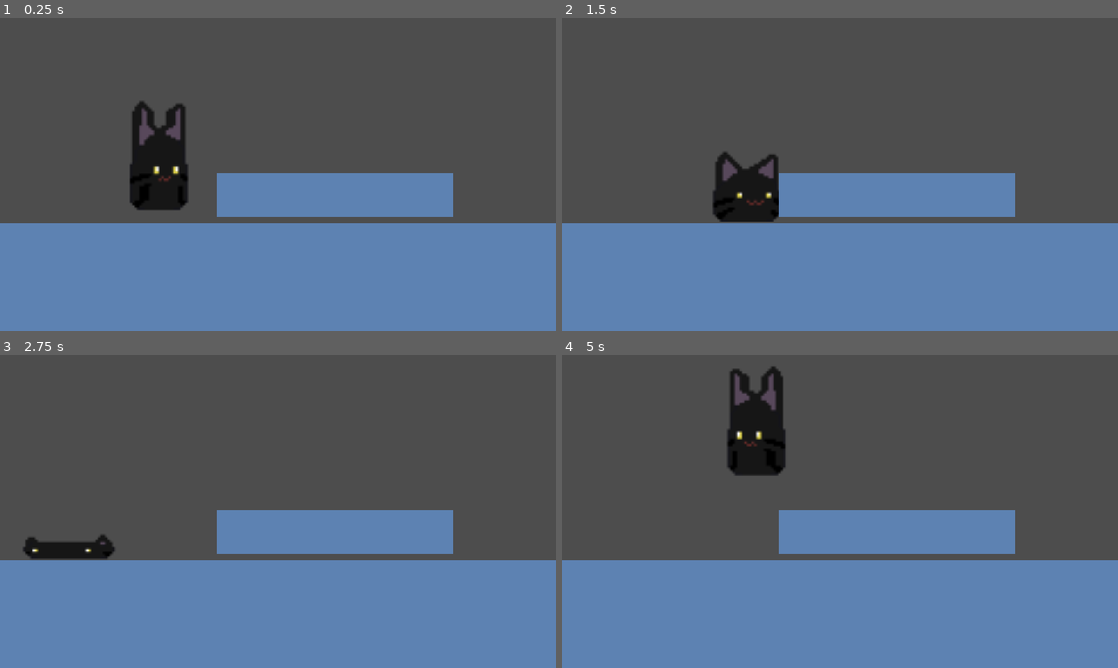
Above: before the commit, frames 1-4 (two rows, left to right).
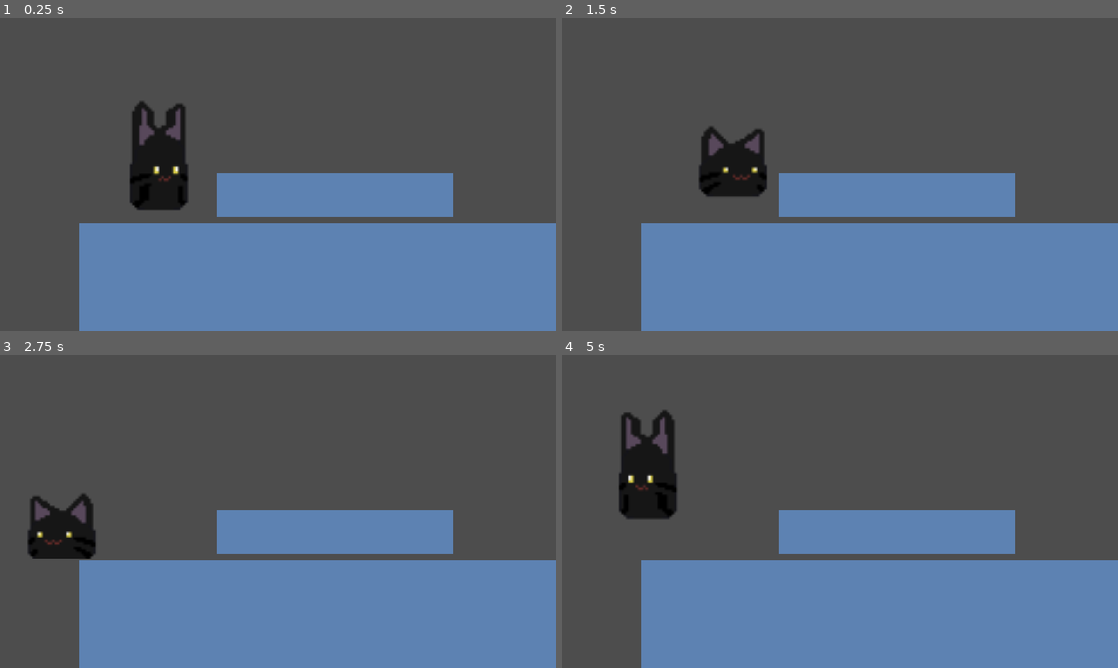
Above: after the commit, the same moments.

Repository: Adibb1/AwakeGary
Game: Godot game, scene res://scene/player.tscn
Two runs of this game, one before a commit and one after it. Both use one fixed random seed, a clock stepped at 60 frames per second and the inputs below. Before the commit the project starts from res://scene/main.tscn.
Inputs:
- Up to frame 1 (0.25 s): no input
- Up to frame 2 (1.5 s): tap Enter (ui_accept) at 0.5, 1.35 s; hold Enter (ui_accept) 0.53-1.28 s; hold Right (ui_right) from 0.53 s (still down)
- Up to frame 3 (2.75 s): tap Enter (ui_accept) at 1.52, 1.82 s; release Right (ui_right) at 2.03 s; hold Left (ui_left) from 2.03 s (still down); hold Enter (ui_accept) from 2.03 s (still down)
- Up to frame 4 (5 s): release Left (ui_left) at 2.78 s; release Enter (ui_accept) at 2.78 s; hold Right (ui_right) 2.78-4.28 s; tap Enter (ui_accept) at 2.85, 3.02, 3.32, 4.35, 4.52, 4.82 s; hold Enter (ui_accept) 3.53-4.28 s; hold Left (ui_left) from 4.28 s (still down)

The runs differ from the first frame. In frame 1, 4.9% of the frame differs, in the area x 0-15%, y 65-100%; in frame 2, 7.4%; in frame 3, 6.5%; in frame 4, 11%, in the area x 0-41%, y 3-100%.

Commit message:
player death

Diff:
--- a/scene/character_body_2d.gd
+++ b/scene/character_body_2d.gd
@@ -2,20 +2,26 @@
 
 @onready var animated_sprite: AnimatedSprite2D = $AnimatedSprite2D
 
+const JUMP_ACTION = "ui_accept"
 const SPEED = 300.0
-const MIN_JUMP_VELOCITY = -350.0  # Jump height on a quick tap
-const MAX_JUMP_VELOCITY = -750.0  # Jump height at full charge
-const MAX_CHARGE_TIME = 0.6     # Seconds to reach full charge
+const MIN_JUMP_VELOCITY = -350.0
+const MAX_JUMP_VELOCITY = -750.0
+const MAX_CHARGE_TIME = 0.6
+const DEATH_Y = 1000.0 # Adjust this to sit just below the bottom of your level
 
 var is_charging: bool = false
 var charge_time: float = 0.0
+var is_dead: bool = false
 
 func _physics_process(delta: float) -> void:
+	if is_dead:
+		return
+
 	# Always apply gravity so move_and_slide() keeps is_on_floor() reliably true
 	velocity += get_gravity() * delta
 
 	# 1. Start charging when jump is pressed on the floor
-	if Input.is_action_just_pressed("ui_accept") and is_on_floor():
+	if Input.is_action_just_pressed(JUMP_ACTION) and is_on_floor():
 		is_charging = true
 		charge_time = 0.0
 		animated_sprite.play("squish")
@@ -23,13 +29,11 @@
 	# 2. Build up charge while holding the key on the floor
 	if is_charging:
 		if not is_on_floor():
-			# Cancel charge if the player walks off a ledge while holding
 			is_charging = false
 			charge_time = 0.0
-		elif Input.is_action_pressed("ui_accept"):
+		elif Input.is_action_pressed(JUMP_ACTION):
 			charge_time = min(charge_time + delta, MAX_CHARGE_TIME)
-		elif Input.is_action_just_released("ui_accept"):
-			# 3. Release to jump with height scaled by hold duration
+		elif Input.is_action_just_released(JUMP_ACTION):
 			var charge_ratio := clampf(charge_time / MAX_CHARGE_TIME, 0.0, 1.0)
 			velocity.y = lerpf(MIN_JUMP_VELOCITY, MAX_JUMP_VELOCITY, charge_ratio)
 			is_charging = false
@@ -44,7 +48,7 @@
 	else:
 		velocity.x = move_toward(velocity.x, 0, SPEED)
 
-	# 4. Animation state machine
+	# 3. Animation state machine
 	if is_charging:
 		if animated_sprite.animation != "squish":
 			animated_sprite.play("squish")
@@ -56,3 +60,32 @@
 			animated_sprite.play("idle")
 
 	move_and_slide()
+
+	# 4. Check bottom boundary death
+	if global_position.y > DEATH_Y:
+		die()
+
+	# 5. Check solid obstacle collisions (StaticBody2D, TileMapLayer, etc.)
+	for i in get_slide_collision_count():
+		var collision := get_slide_collision(i)
+		var collider := collision.get_collider()
+		if collider and collider.is_in_group("obstacles"):
+			die()
+			break
+
+func die() -> void:
+	if is_dead:
+		return
+	is_dead = true
+	velocity = Vector2.ZERO
+
+	# Optional: If you add a "die" animation later, uncomment these 2 lines:
+	# animated_sprite.play("die")
+	# await animated_sprite.animation_finished
+
+	get_tree().call_deferred("reload_current_scene")
+
+# Used if your obstacles or bottom killzone are Area2D nodes
+func _on_hurtbox_area_entered(area: Area2D) -> void:
+	if area.is_in_group("obstacles"):
+		die()
--- a/scene/main.tscn
+++ b/scene/player.tscn
@@ -12,6 +12,8 @@
 scale = Vector2(5, 5)
 
 [node name="Obstacles" type="StaticBody2D" parent="." unique_id=610561859]
+position = Vector2(200, 0)
+scale = Vector2(0.8, 1)
 
 [node name="CollisionShape2D" type="CollisionShape2D" parent="Obstacles" unique_id=1117055129]
 position = Vector2(573.5, 534.5)
@@ -24,7 +26,7 @@
 offset_bottom = 649.5
 color = Color(0.36370194, 0.51148087, 0.6996351, 1)
 
-[node name="Obstacles2" type="StaticBody2D" parent="." unique_id=2065404556]
+[node name="Obstacles2" type="StaticBody2D" parent="." unique_id=2065404556 groups=["obstacles"]]
 position = Vector2(461.99997, 150.99997)
 scale = Vector2(0.4, 0.4)
 
